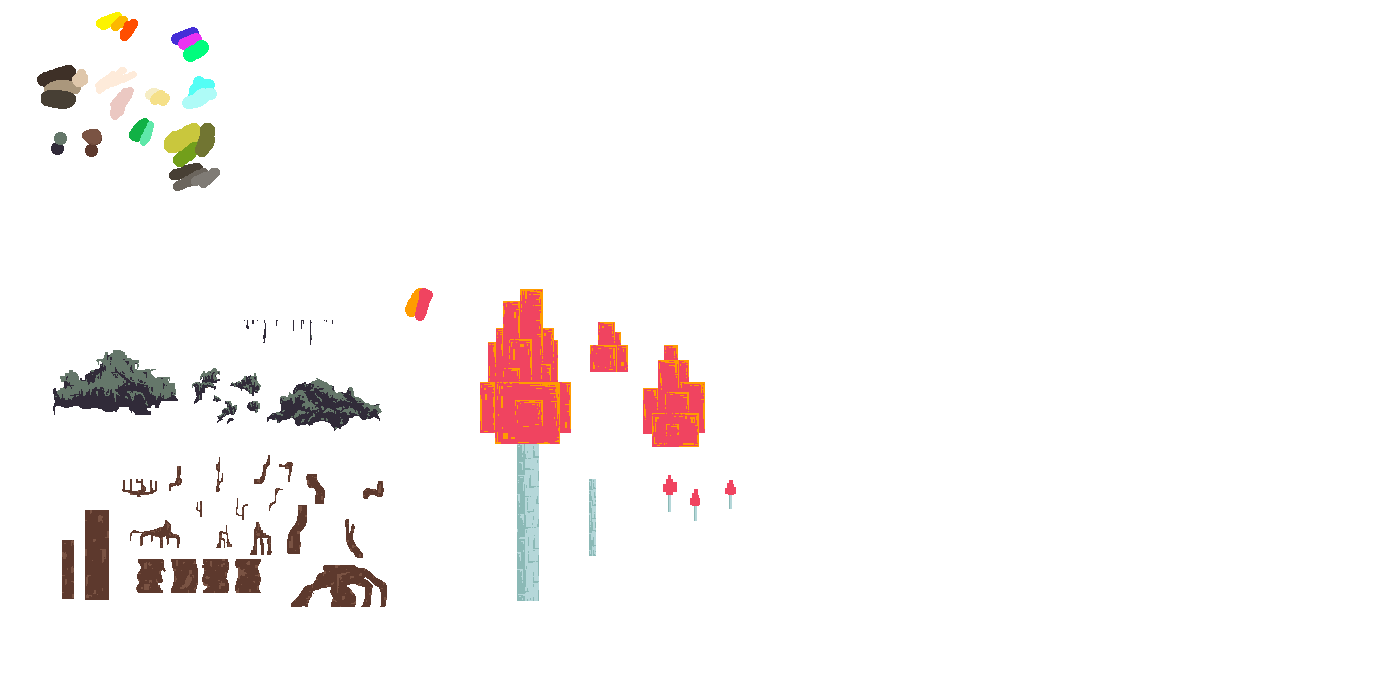
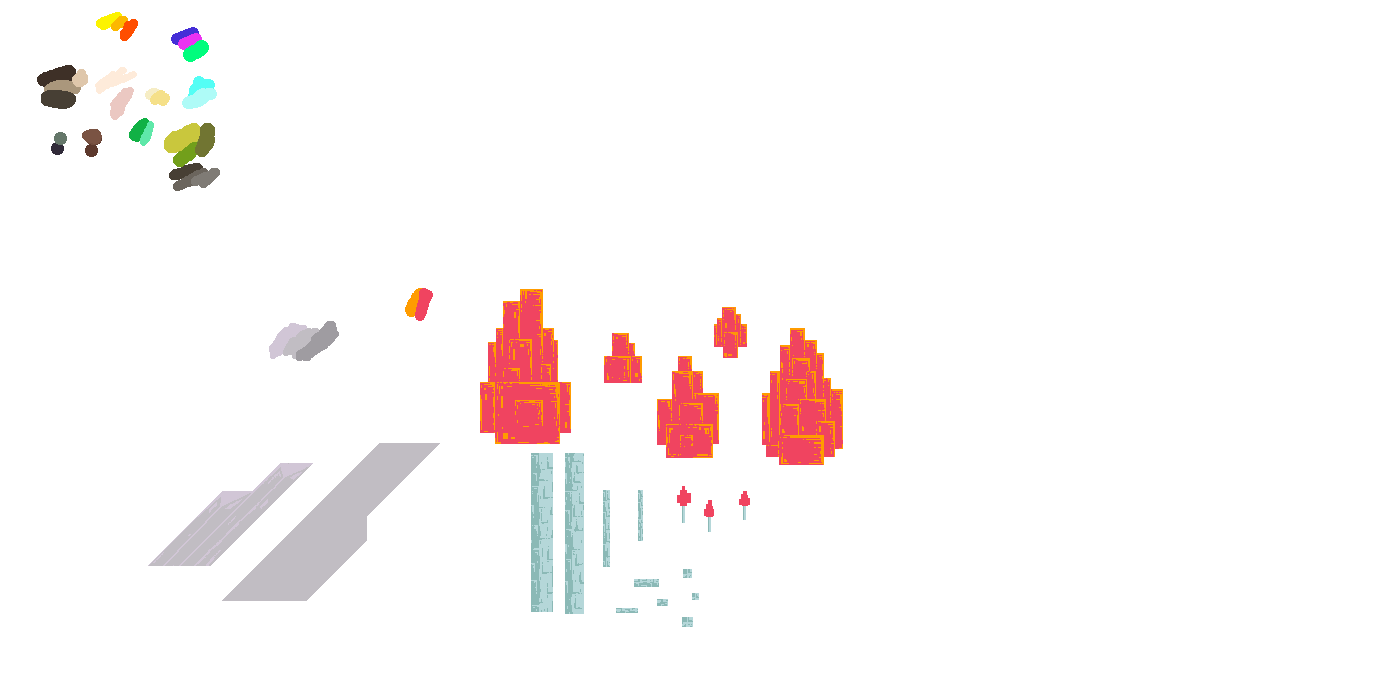
Revision of a layered 1400x700 image; what changed, layer by layer:
painted on "Layer 15" over bbox(53, 307, 747, 607)
added layer "Layer 17" above "Layer 16" over bbox(148, 463, 313, 566)
painted on "Layer 16" over bbox(222, 321, 843, 627)
